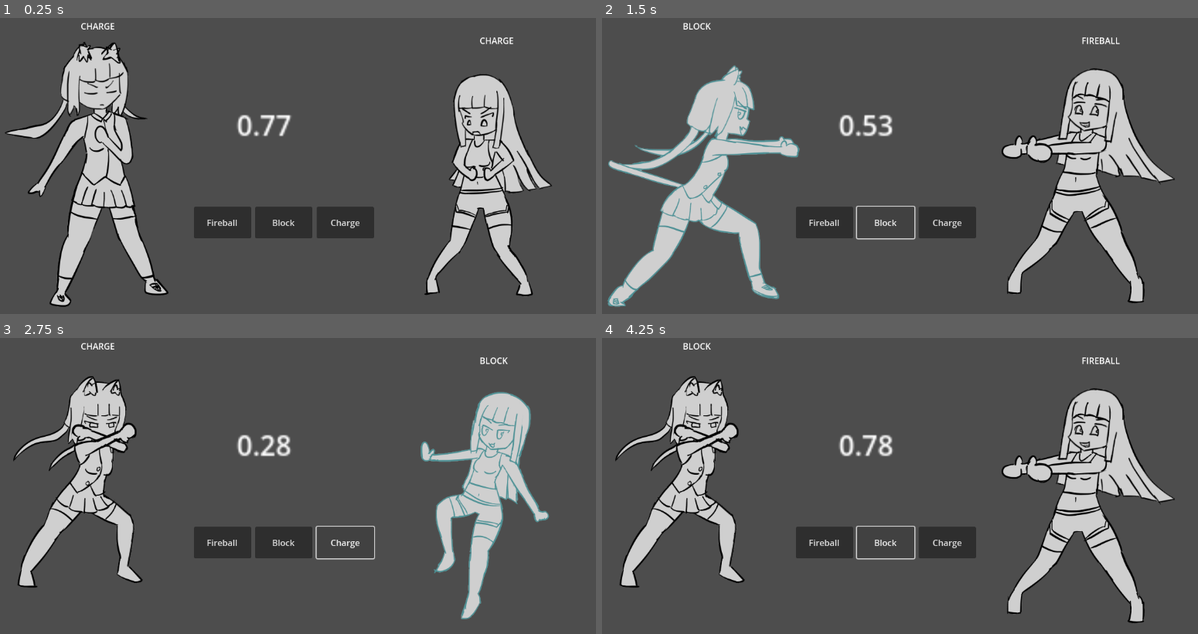
Above: before the commit, frames 1-4 (two rows, left to right).
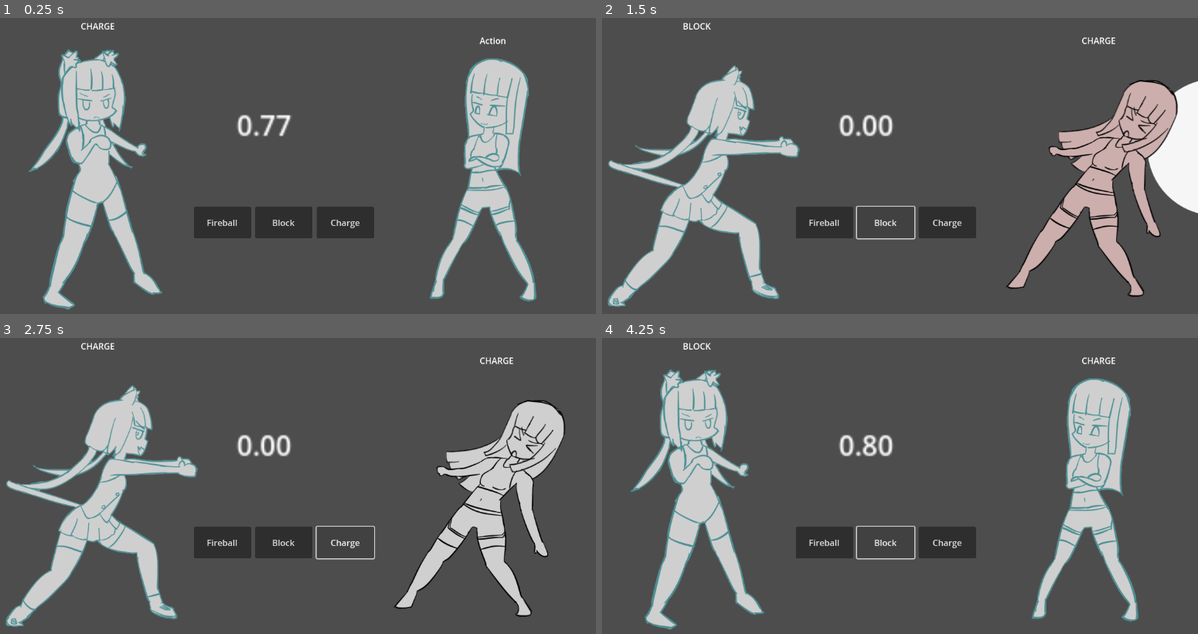
Above: after the commit, the same moments.

Repository: BeatMil/TobPaCharge
Game: Godot game, scene res://scenes/battle.tscn
Two runs of this game, one before a commit and one after it. Both use one fixed random seed, a clock stepped at 60 frames per second and the inputs below.
Inputs:
- Up to frame 1 (0.25 s): no input
- Up to frame 2 (1.5 s): click "Fireball" at 0.5 s; click "Block" at 1.25 s
- Up to frame 3 (2.75 s): click "Charge" at 2 s
- Up to frame 4 (4.25 s): click "Fireball" at 2.75 s; click "Block" at 3.5 s

The runs differ from the first frame. In frame 1, 12% of the frame differs, in the area x 0-93%, y 6-99%; in frame 2, 13%; in frame 3, 18%, in the area x 0-95%, y 6-98%; in frame 4, 14%.

Commit message:
Big Update on how to resolve action
- add resolve signal: when emit both players will perform their action
- add hitted animation for bot and gura_a sfx ∑d(°∀°d)
- add fireball

game loop in now completed
but there are a lot more left to do XD

Diff:
--- a/nodes/characters/Player.tscn
+++ b/nodes/characters/Player.tscn
@@ -1,6 +1,6 @@
 [gd_scene load_steps=12 format=3 uid="uid://d1dreux08gbt"]
 
-[ext_resource type="Texture2D" uid="uid://bhilkjo6hnj61" path="res://media/FirstChar_holder.png" id="1_mjyin"]
+[ext_resource type="Texture2D" uid="uid://bhilkjo6hnj61" path="res://media/FirstChar/FirstChar_holder.png" id="1_mjyin"]
 [ext_resource type="Script" path="res://scripts/Player.gd" id="1_nivk1"]
 [ext_resource type="Texture2D" uid="uid://cnelufqm0nn36" path="res://media/FirstChar/FirstChar_fireball.png" id="3_20fhk"]
 [ext_resource type="Texture2D" uid="uid://pskxmpxq37qc" path="res://media/FirstChar/FirstChar_block.png" id="4_73o7j"]
--- a/nodes/characters/bot.tscn
+++ b/nodes/characters/bot.tscn
@@ -1,10 +1,15 @@
-[gd_scene load_steps=13 format=3 uid="uid://bcaie6x0r2o7p"]
+[gd_scene load_steps=16 format=3 uid="uid://bcaie6x0r2o7p"]
 
 [ext_resource type="Script" path="res://scripts/bot.gd" id="1_7ebhj"]
-[ext_resource type="Texture2D" uid="uid://ddsc1u18jewb" path="res://media/SecondChar_holder.png" id="2_ov81c"]
+[ext_resource type="Texture2D" uid="uid://ddsc1u18jewb" path="res://media/SecondChar/SecondChar_holder.png" id="2_ov81c"]
 [ext_resource type="Texture2D" uid="uid://dowkcuaaf4qgd" path="res://media/SecondChar/SecondChar_block.png" id="3_wceix"]
 [ext_resource type="Texture2D" uid="uid://bpmc3anpihb54" path="res://media/SecondChar/SecondChar_fireball.png" id="4_acwvc"]
 [ext_resource type="Texture2D" uid="uid://dyb1swa610nhf" path="res://media/SecondChar/SecondChar_charge.png" id="5_bslsp"]
+[ext_resource type="Texture2D" uid="uid://d0c2nk4fx2ftc" path="res://media/SecondChar/SecondChar_hitted.png" id="6_08cxi"]
+[ext_resource type="AudioStream" uid="uid://b4oglay37sa58" path="res://media/sfx/gura_a.wav" id="7_mvmet"]
+
+[sub_resource type="RectangleShape2D" id="RectangleShape2D_s7wuc"]
+size = Vector2(152, 454)
 
 [sub_resource type="Animation" id="Animation_3sjde"]
 length = 0.001
@@ -19,6 +24,30 @@
 "transitions": PackedFloat32Array(1),
 "update": 1,
 "values": [ExtResource("2_ov81c")]
+}
+tracks/1/type = "value"
+tracks/1/imported = false
+tracks/1/enabled = true
+tracks/1/path = NodePath("Sprite:modulate")
+tracks/1/interp = 1
+tracks/1/loop_wrap = true
+tracks/1/keys = {
+"times": PackedFloat32Array(0),
+"transitions": PackedFloat32Array(1),
+"update": 0,
+"values": [Color(1, 1, 1, 1)]
+}
+tracks/2/type = "value"
+tracks/2/imported = false
+tracks/2/enabled = true
+tracks/2/path = NodePath("Sprite:offset")
+tracks/2/interp = 1
+tracks/2/loop_wrap = true
+tracks/2/keys = {
+"times": PackedFloat32Array(0),
+"transitions": PackedFloat32Array(1),
+"update": 0,
+"values": [Vector2(0, 0)]
 }
 
 [sub_resource type="Animation" id="Animation_vyhkl"]
@@ -67,6 +96,62 @@
 "transitions": PackedFloat32Array(1),
 "update": 1,
 "values": [ExtResource("4_acwvc")]
+}
+
+[sub_resource type="Animation" id="Animation_e0mlr"]
+resource_name = "hitted"
+length = 0.4
+step = 0.01
+tracks/0/type = "value"
+tracks/0/imported = false
+tracks/0/enabled = true
+tracks/0/path = NodePath("Sprite:texture")
+tracks/0/interp = 1
+tracks/0/loop_wrap = true
+tracks/0/keys = {
+"times": PackedFloat32Array(0),
+"transitions": PackedFloat32Array(1),
+"update": 1,
+"values": [ExtResource("6_08cxi")]
+}
+tracks/1/type = "audio"
+tracks/1/imported = false
+tracks/1/enabled = true
+tracks/1/path = NodePath("AudioStreamPlayer")
+tracks/1/interp = 1
+tracks/1/loop_wrap = true
+tracks/1/keys = {
+"clips": [{
+"end_offset": 0.0,
+"start_offset": 0.253432,
+"stream": ExtResource("7_mvmet")
+}],
+"times": PackedFloat32Array(-0.01)
+}
+tracks/1/use_blend = true
+tracks/2/type = "value"
+tracks/2/imported = false
+tracks/2/enabled = true
+tracks/2/path = NodePath("Sprite:modulate")
+tracks/2/interp = 1
+tracks/2/loop_wrap = true
+tracks/2/keys = {
+"times": PackedFloat32Array(0, 0.35),
+"transitions": PackedFloat32Array(1, 1),
+"update": 0,
+"values": [Color(0.941176, 0.356863, 0.309804, 1), Color(1, 1, 1, 1)]
+}
+tracks/3/type = "value"
+tracks/3/imported = false
+tracks/3/enabled = true
+tracks/3/path = NodePath("Sprite:offset")
+tracks/3/interp = 1
+tracks/3/loop_wrap = true
+tracks/3/keys = {
+"times": PackedFloat32Array(0, 0.33),
+"transitions": PackedFloat32Array(1, 1),
+"update": 0,
+"values": [Vector2(100, 0), Vector2(0, 0)]
 }
 
 [sub_resource type="Animation" id="Animation_08ybx"]
@@ -91,11 +176,9 @@
 "block": SubResource("Animation_vyhkl"),
 "charge": SubResource("Animation_m3swk"),
 "fireball": SubResource("Animation_pf7un"),
+"hitted": SubResource("Animation_e0mlr"),
 "idle": SubResource("Animation_08ybx")
 }
-
-[sub_resource type="RectangleShape2D" id="RectangleShape2D_s7wuc"]
-size = Vector2(152, 454)
 
 [node name="Bot" type="Node2D"]
 script = ExtResource("1_7ebhj")
@@ -111,14 +194,16 @@
 offset_bottom = -245.0
 text = "Action"
 
+[node name="Area2D" type="Area2D" parent="."]
+
+[node name="CollisionShape2D" type="CollisionShape2D" parent="Area2D"]
+shape = SubResource("RectangleShape2D_s7wuc")
+
+[node name="AudioStreamPlayer" type="AudioStreamPlayer" parent="."]
+
 [node name="AnimationPlayer" type="AnimationPlayer" parent="."]
 libraries = {
 "": SubResource("AnimationLibrary_jb0rc")
 }
 
-[node name="Area2D" type="Area2D" parent="."]
-
-[node name="CollisionShape2D" type="CollisionShape2D" parent="Area2D"]
-shape = SubResource("RectangleShape2D_s7wuc")
-
 [connection signal="body_entered" from="Area2D" to="." method="_on_area_2d_body_entered"]
--- /dev/null
+++ b/nodes/fireball.tscn
@@ -0,0 +1,22 @@
+[gd_scene load_steps=4 format=3 uid="uid://dy4mt8sfbgevl"]
+
+[ext_resource type="Texture2D" uid="uid://dpniaq1mhsioq" path="res://media/attacks_texture/magic_circle.png" id="1_12tf1"]
+[ext_resource type="Script" path="res://scripts/fireball.gd" id="1_g132v"]
+
+[sub_resource type="CircleShape2D" id="CircleShape2D_33pg2"]
+radius = 128.016
+
+[node name="FireBall" type="RigidBody2D" groups=["fireball"]]
+mass = 0.1
+gravity_scale = 0.0
+script = ExtResource("1_g132v")
+
+[node name="CollisionShape2D" type="CollisionShape2D" parent="."]
+shape = SubResource("CircleShape2D_33pg2")
+
+[node name="Sprite" type="Sprite2D" parent="CollisionShape2D"]
+scale = Vector2(0.5, 0.5)
+texture = ExtResource("1_12tf1")
+
+[node name="AnimationPlayer" type="AnimationPlayer" parent="."]
+root_node = NodePath("")
--- a/scenes/battle.tscn
+++ b/scenes/battle.tscn
@@ -1,8 +1,8 @@
 [gd_scene load_steps=4 format=3 uid="uid://c75mn6c4kcy72"]
 
 [ext_resource type="Script" path="res://scripts/battle.gd" id="1_o5j4i"]
-[ext_resource type="PackedScene" uid="uid://d1dreux08gbt" path="res://nodes/Player.tscn" id="2_a6fra"]
-[ext_resource type="PackedScene" uid="uid://bcaie6x0r2o7p" path="res://nodes/bot.tscn" id="3_j1cia"]
+[ext_resource type="PackedScene" uid="uid://d1dreux08gbt" path="res://nodes/characters/Player.tscn" id="2_a6fra"]
+[ext_resource type="PackedScene" uid="uid://bcaie6x0r2o7p" path="res://nodes/characters/bot.tscn" id="3_j1cia"]
 
 [node name="Battle" type="Node2D"]
 script = ExtResource("1_o5j4i")
@@ -24,4 +24,8 @@
 [node name="TimeControl" type="Timer" parent="."]
 one_shot = true
 
+[node name="ResolveTimer" type="Timer" parent="."]
+one_shot = true
+
 [connection signal="timeout" from="TimeControl" to="." method="_on_time_control_timeout"]
+[connection signal="timeout" from="ResolveTimer" to="." method="_on_resolve_timer_timeout"]
--- a/scripts/Player.gd
+++ b/scripts/Player.gd
@@ -1,7 +1,11 @@
 extends Node2D
 
+# Preloads
+var FIREBALL = preload("res://nodes/fireball.tscn")
 
-var chosen_action = 0
+
+# Configs
+var chosen_action = ActionEnum.actions.CHARGE
 
 
 func _ready():
@@ -17,12 +21,23 @@
 	pass
 	# random_action()
 	# print("PLAYER: %s"%[ActionEnum.actions.find_key(chosen_action)])
+	$"AnimationPlayer".play("idle")
+
+
+func resolve_phase():
 	if chosen_action == ActionEnum.actions.FIREBALL:
 		$"AnimationPlayer".play("fireball")
+		spawn_fireball()
 	elif chosen_action == ActionEnum.actions.BLOCK:
 		$"AnimationPlayer".play("block")
 	elif chosen_action == ActionEnum.actions.CHARGE:
 		$"AnimationPlayer".play("charge")
+
+
+func spawn_fireball():
+	var fireball = FIREBALL.instantiate()
+	fireball.position = $"FireBallSpawnPos".position
+	add_child(fireball)
 
 
 func _on_fire_ball_button_pressed():
--- a/scripts/battle.gd
+++ b/scripts/battle.gd
@@ -2,17 +2,25 @@
 
 
 # configs
-var time_control:int = 1
+var time_control:int = 1 ## seconds
+var resolve_time:int = 3 ## seconds
 
 
 # signals
+signal resolve_phase
 signal new_turn
 
 
 func _ready():
+	# Connect those signals
 	connect("new_turn", $Bot.new_turn)
 	connect("new_turn", $Player.new_turn)
+	connect("resolve_phase", $Bot.resolve_phase)
+	connect("resolve_phase", $Player.resolve_phase)
+
 	$TimeControl.wait_time = time_control
+	$"ResolveTimer".wait_time = resolve_time
+
 	$TimeControl.start()
 	emit_signal("new_turn")
 
@@ -28,8 +36,8 @@
 	var result = resolve_action($"Player".chosen_action, $"Bot".chosen_action)
 	print("P1: %s, P2: %s, %s"%[ActionEnum.actions.keys()[$"Player".chosen_action],
 		ActionEnum.actions.keys()[$Bot.chosen_action], result])
-	$TimeControl.start()
-	emit_signal("new_turn")
+	emit_signal("resolve_phase")
+	$"ResolveTimer".start()
 
 
 func resolve_action(P1_action, P2_action) -> String:
@@ -40,3 +48,9 @@
 	elif P1_action == ActionEnum.actions.FIREBALL:
 		return "P1 Wins!" if P2_action == ActionEnum.actions.CHARGE else "Neutral"
 	return "Neutral"
+
+
+## wait 3 seconds then new turn
+func _on_resolve_timer_timeout():
+	emit_signal("new_turn")
+	$TimeControl.start()
--- a/scripts/bot.gd
+++ b/scripts/bot.gd
@@ -10,12 +10,12 @@
 
 func random_action():
 	# I don't know how this line work but that's fine XD
-	chosen_action = randi() % ActionEnum.actions.size()
+	## Edited: ohhhh my god that's genius! XD
+	# chosen_action = randi() % ActionEnum.actions.size()
+	chosen_action = ActionEnum.actions.CHARGE
 
 
-func new_turn():
-	random_action()
-
+func resolve_phase():
 	# Update action Label
 	$"Label".text = ActionEnum.actions.keys()[chosen_action]
 
@@ -26,3 +26,14 @@
 		$"AnimationPlayer".play("block")
 	elif chosen_action == ActionEnum.actions.CHARGE:
 		$"AnimationPlayer".play("charge")
+
+
+func new_turn():
+	random_action()
+	$"AnimationPlayer".play("idle")
+
+
+func _on_area_2d_body_entered(body):
+	if body.is_in_group("fireball"):
+		body.explode()
+		$"AnimationPlayer".play("hitted")
--- /dev/null
+++ b/scripts/fireball.gd
@@ -0,0 +1,13 @@
+extends RigidBody2D
+
+
+func _ready():
+	apply_central_force(Vector2(20000, 0))
+
+
+
+
+func explode():
+	## TODO create explosion effect
+	print("%s explode!"%[name])
+	pass
Binary file removed: media/FirstChar_holder.png
Not shown, removed: media/FirstChar_holder.png.import
Binary file added: media/SecondChar/SecondChar_hitted.png
Binary file removed: media/SecondChar_holder.png
Not shown, removed: media/SecondChar_holder.png.import
Binary file added: media/attacks_texture/magic_circle.png
Not shown, added: media/sfx/gura_a.wav
